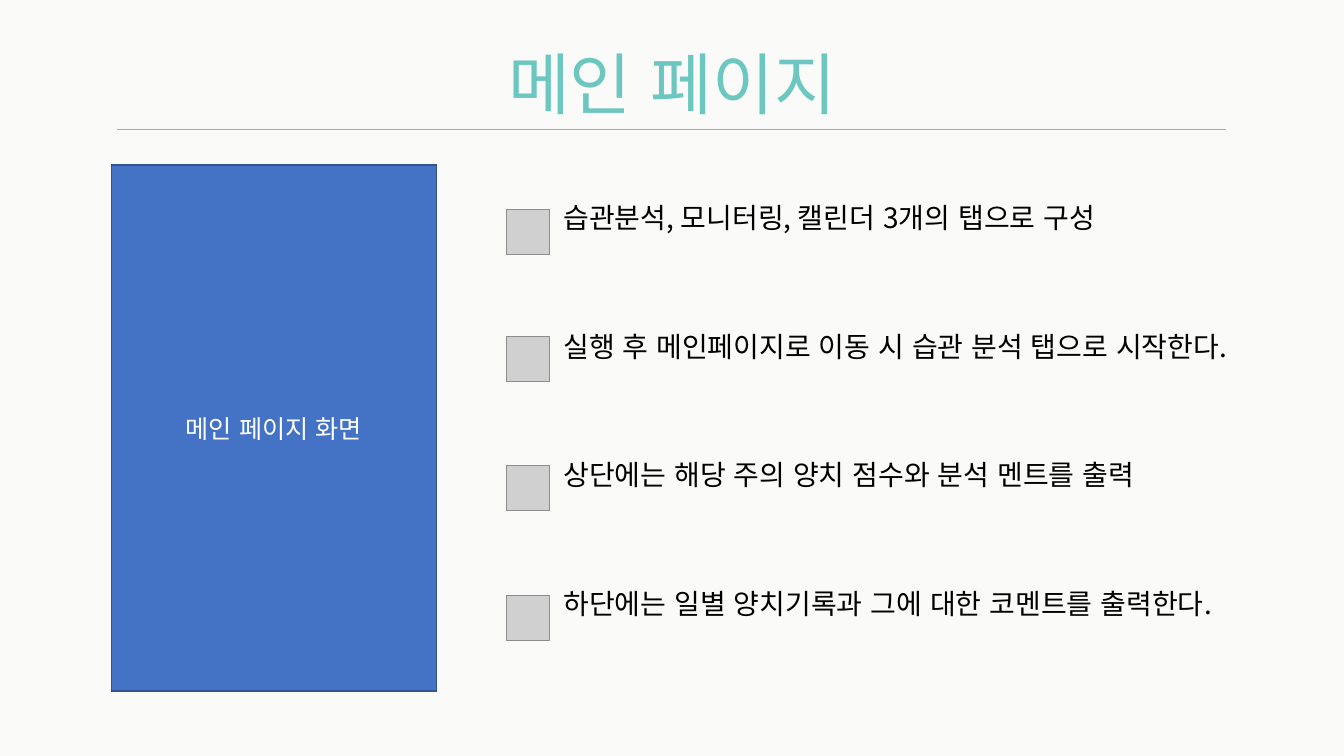
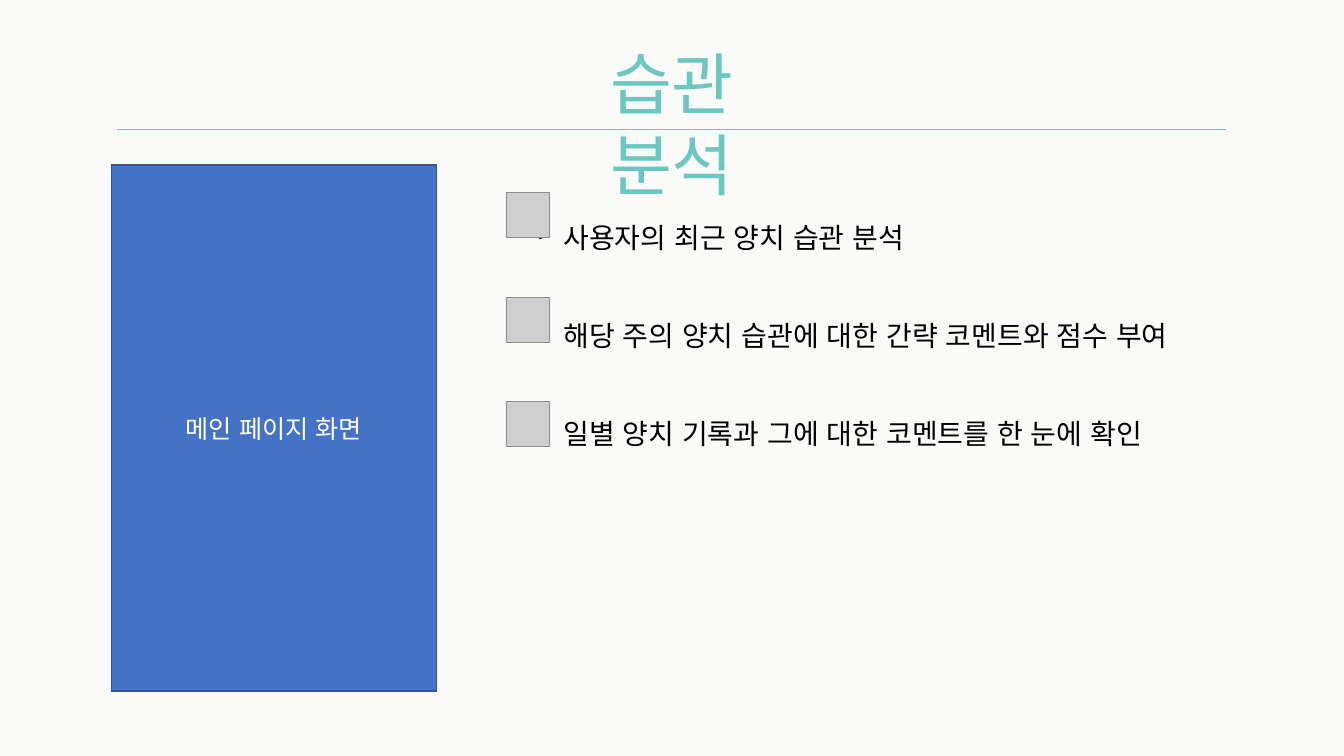
Before and after one commit to Team-Achi/Docs, a slide deck: slide 8 of PPT/캡스톤디자인_14주차_최종데모_5조.pptx (slide 12 before the commit). Drawn at 1344x756 pixels with LibreOffice and Linux fonts; fonts in the diff are those of the drawing; grey boxes stand for pictures. Boxes give left, top, right and bottom in pixels: in the first picture for what was removed or moved away, otherwise in the second. Text is boxed around its words. In the diff, an @@ line names an element or a change of style, - is before the commit and + after.

```diff
--- a/PPT/캡스톤디자인_14주차_최종데모_5조.pptx
+++ b/PPT/캡스톤디자인_14주차_최종데모_5조.pptx
@@ text at <box>610,53,734,195</box>: text changed @@
-메인 페이지
+습관 분석
@@ picture: place and size @@
-picture at <box>507,210,551,255</box>
+picture at <box>507,193,551,238</box>
@@ text at <box>563,224,1168,447</box>: text changed @@
-• 습관분석, 모니터링, 캘린더 3개의 탭으로 구성
-• 실행 후 메인페이지로 이동 시 습관 분석 탭으로 시작한다.
-• 상단에는 해당 주의 양치 점수와 분석 멘트를 출력
-• 하단에는 일별 양치기록과 그에 대한 코멘트를 출력한다.
+• 사용자의 최근 양치 습관 분석
+• 해당 주의 양치 습관에 대한 간략 코멘트와 점수 부여
+• 일별 양치 기록과 그에 대한 코멘트를 한 눈에 확인
@@ picture: place and size @@
-picture at <box>507,337,551,382</box>
+picture at <box>507,297,551,343</box>
@@ picture: place and size @@
-picture at <box>507,466,551,511</box>
+picture at <box>507,401,551,447</box>
@@ picture removed at <box>507,595,551,640</box> @@
```
Also in this commit, not shown: 13 other slides changed, 5 slides added, 8 slides removed, 2 other files.
